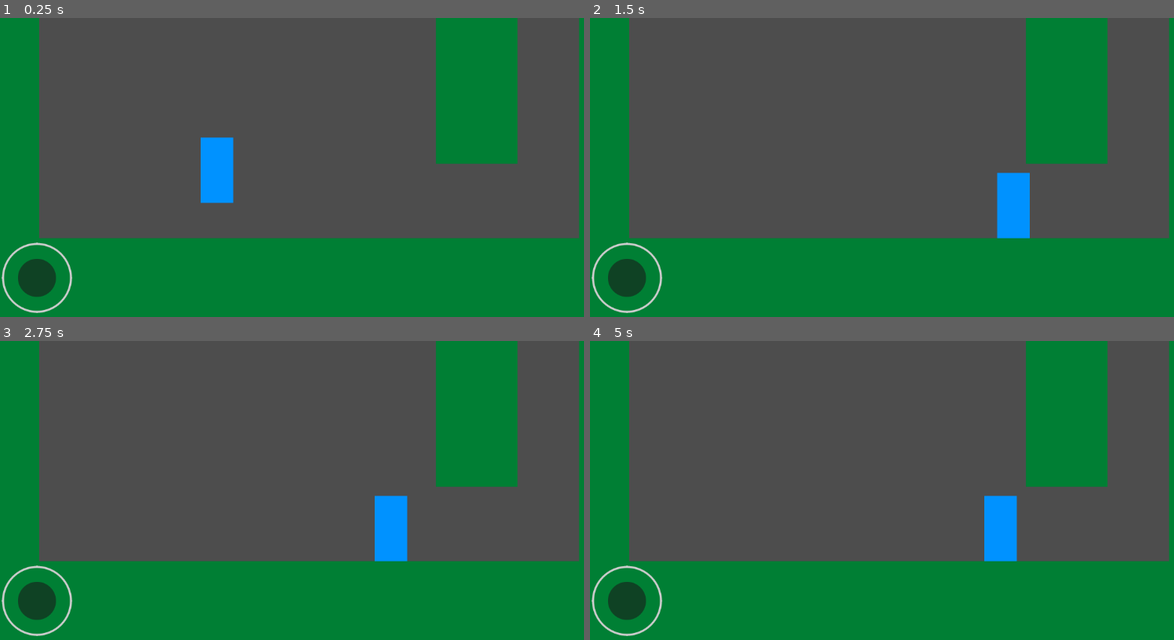
Above: before the commit, frames 1-4 (two rows, left to right).
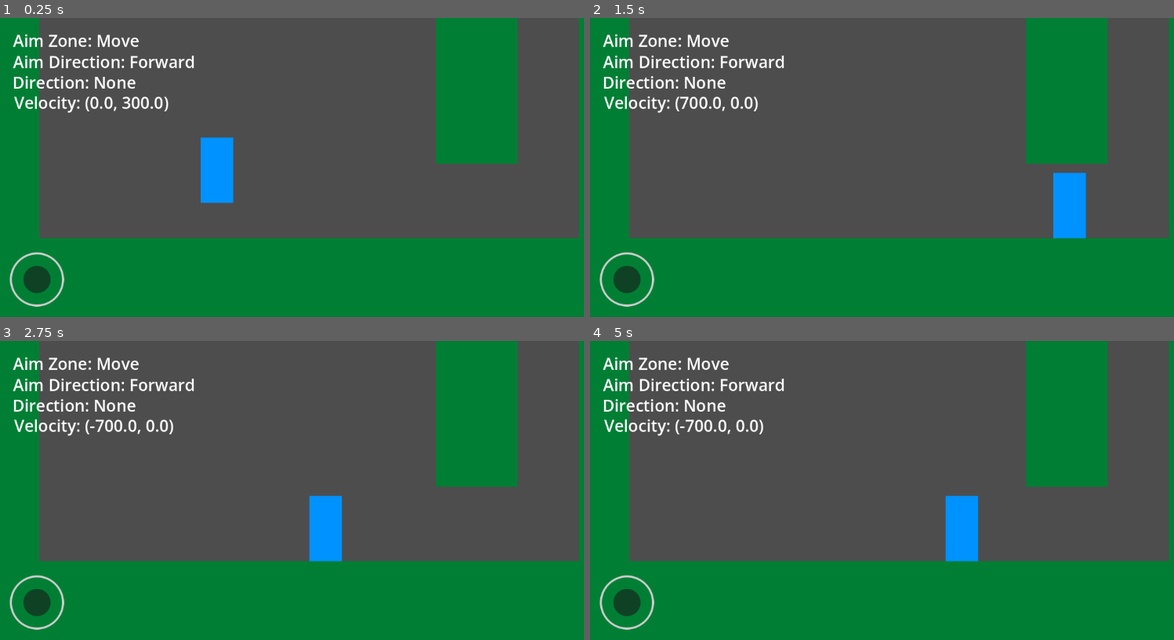
Above: after the commit, the same moments.

Repository: Mrdarx444/Veinbreaker
Game: Godot game, scene res://source/test/world.tscn
Same seed, same stepped clock (60 frames per second), same inputs: the game is played once before the commit and once after it.
Inputs:
- Up to frame 1 (0.25 s): no input
- Up to frame 2 (1.5 s): hold D (Right) from 0.53 s (still down); tap W (Up) at 0.6, 0.77, 1.07, 1.35 s
- Up to frame 3 (2.75 s): tap W (Up) at 1.52, 1.82, 2.1 s; release D (Right) at 2.03 s; hold A (Left) from 2.03 s (still down)
- Up to frame 4 (5 s): release A (Left) at 2.78 s; hold D (Right) 2.78-4.28 s; tap W (Up) at 2.85, 3.02, 3.32, 3.6, 3.77, 4.07, 4.35, 4.52, 4.82 s; tap Enter at 4.25 s; hold A (Left) from 4.28 s (still down)

The runs differ from the first frame. In frame 1, 2.7% of the frame differs, in the area x 0-34%, y 5-99%; in frame 2, 5.2%; in frame 3, 5.2%, in the area x 0-70%, y 5-99%; in frame 4, 5.2%.

Commit message:
Joystick and Aiming Simple Controllers

Diff:
--- a/source/scenes/Player/player.tscn
+++ b/source/scenes/Player/player.tscn
@@ -1,12 +1,17 @@
 [gd_scene format=3 uid="uid://bghqxvldmkdeg"]
 
 [ext_resource type="Script" uid="uid://ceej0isvs6nyv" path="res://source/scripts/Player/player.gd" id="1_31g4s"]
+[ext_resource type="Script" uid="uid://d17itavn1yymn" path="res://source/scripts/Player/joystick.gd" id="2_ck846"]
 
 [sub_resource type="RectangleShape2D" id="RectangleShape2D_yd3kj"]
 size = Vector2(60, 120)
 
+[sub_resource type="LabelSettings" id="LabelSettings_ck846"]
+font_size = 30
+
 [node name="Player" type="CharacterBody2D" unique_id=1568325260]
 script = ExtResource("1_31g4s")
+aiming_slowdown_ratio = 0.09
 
 [node name="TempSprite" type="ColorRect" parent="." unique_id=739025270]
 custom_minimum_size = Vector2(60, 120)
@@ -25,3 +30,55 @@
 
 [node name="Collision" type="CollisionShape2D" parent="." unique_id=888884237]
 shape = SubResource("RectangleShape2D_yd3kj")
+
+[node name="HUD" type="CanvasLayer" parent="." unique_id=69797456]
+
+[node name="PlayerJoystick" type="VirtualJoystick" parent="HUD" unique_id=532044089]
+anchors_preset = 2
+anchor_top = 1.0
+anchor_bottom = 1.0
+offset_left = 48.0
+offset_top = -89.0
+offset_right = 88.0
+offset_bottom = -49.0
+grow_vertical = 0
+size_flags_horizontal = 4
+size_flags_vertical = 4
+action_left = &"Left"
+action_right = &"Right"
+action_up = &"Up"
+action_down = &"Down"
+script = ExtResource("2_ck846")
+metadata/_custom_type_script = "uid://d17itavn1yymn"
+
+[node name="Zone" type="Label" parent="HUD" unique_id=920837623]
+offset_left = 24.0
+offset_top = 20.0
+offset_right = 332.0
+offset_bottom = 75.0
+text = "Aim Zone: None"
+label_settings = SubResource("LabelSettings_ck846")
+
+[node name="Direction" type="Label" parent="HUD" unique_id=440754688]
+offset_left = 24.0
+offset_top = 59.0
+offset_right = 414.0
+offset_bottom = 114.0
+text = "Aim Direction: None"
+label_settings = SubResource("LabelSettings_ck846")
+
+[node name="move_direction" type="Label" parent="HUD" unique_id=664615901]
+offset_left = 23.0
+offset_top = 97.0
+offset_right = 250.0
+offset_bottom = 152.0
+text = "Direction: None"
+label_settings = SubResource("LabelSettings_ck846")
+
+[node name="Velocity" type="Label" parent="HUD" unique_id=947469026]
+offset_left = 26.0
+offset_top = 134.0
+offset_right = 199.0
+offset_bottom = 189.0
+text = "Velocity: (0, 0)"
+label_settings = SubResource("LabelSettings_ck846")
--- /dev/null
+++ b/source/scripts/Player/joystick.gd
@@ -0,0 +1,50 @@
+class_name PlayerJoystick
+extends VirtualJoystick
+
+enum AimZone { MOVE, MOVE_AIM_UP, MOVE_AIM_DOWN, AIM_UP_IDLE }
+enum AimDirection { FORWARD, UP, DOWN }
+
+# Debugg
+var aim_zone_debbug := {
+	AimZone.MOVE: "Move",
+	AimZone.MOVE_AIM_UP: "Move Aim Up",
+	AimZone.MOVE_AIM_DOWN: "Move Aim Down",
+	AimZone.AIM_UP_IDLE: "Aim Up Idle"
+}
+
+var aim_direction_debbug := {
+	AimDirection.FORWARD: "Forward",
+	AimDirection.UP: "Up",
+	AimDirection.DOWN: "Down"
+}
+
+@export_range(0, 1, 0.01) var AIM_THRESHOLD  : float = 0.5
+@export_range(0, 1, 0.01) var IDLE_THRESHOLD : float = 0.2
+
+var current_zone     : AimZone     = AimZone.MOVE
+var aim_direction    : AimDirection = AimDirection.FORWARD
+var move_direction   : float = 0.0  # -1, 0, 1
+
+func _process(delta: float) -> void:
+	var input_vector := Input.get_vector("Left", "Right", "Up", "Down")
+	var x = input_vector.x
+	var y = input_vector.y
+	move_direction = 0.0
+
+	if abs(x) > IDLE_THRESHOLD:
+		move_direction = sign(x)
+		if y < -AIM_THRESHOLD:
+			current_zone  = AimZone.MOVE_AIM_UP
+			aim_direction = AimDirection.UP
+		elif y > AIM_THRESHOLD:
+			current_zone  = AimZone.MOVE_AIM_DOWN
+			aim_direction = AimDirection.DOWN
+		else:
+			current_zone  = AimZone.MOVE
+			aim_direction = AimDirection.FORWARD
+	elif y < -AIM_THRESHOLD:
+		current_zone  = AimZone.AIM_UP_IDLE
+		aim_direction = AimDirection.UP
+	else:
+		current_zone  = AimZone.MOVE
+		aim_direction = AimDirection.FORWARD
--- a/source/scripts/Player/player.gd
+++ b/source/scripts/Player/player.gd
@@ -1,13 +1,24 @@
 extends CharacterBody2D
 
-var speed := 400.0
-var gravity: float = ProjectSettings.get_setting("physics/2d/default_gravity")
+@export_subgroup("Movement")
+@export var speed : float = 700.0
+@export_range(0, 1, 0.01) var aiming_slowdown_ratio: float = 0.75
+@export var gravity: float = ProjectSettings.get_setting("physics/2d/default_gravity")
+
+@onready var joystick: PlayerJoystick = $HUD/PlayerJoystick
+
+# Debugging
+@onready var zone_label: Label = $HUD/Zone
+@onready var direction_label: Label = $HUD/Direction
+@onready var move_direction_label: Label = $HUD/move_direction
+@onready var velocity_label: Label = $HUD/Velocity
+
 
 func _physics_process(delta: float) -> void:
 	movement_handle(delta)
 	gravity_handle(delta)
 	move_and_slide()
-	print("Velocity: ", velocity)
+	_debugg()
 
 func gravity_handle(delta: float):
 	if !is_on_floor():
@@ -16,10 +27,24 @@
 		velocity.y = 0
 
 func movement_handle(delta: float):
-	var joystick := Input.get_vector("Left", "Right", "Up", "Down")
-	if joystick.x > 0:
-		velocity.x = speed
-	elif joystick.x < 0:
-		velocity.x = -speed
-	else :
-		velocity.x = 0
+	match joystick.current_zone:
+		joystick.AimZone.MOVE:
+			velocity.x = speed * joystick.move_direction
+		joystick.AimZone.MOVE_AIM_UP, joystick.AimZone.MOVE_AIM_UP:
+			velocity.x = speed * joystick.move_direction * aiming_slowdown_ratio
+		_:
+			velocity.x = 0
+
+func _debugg():
+	zone_label.text = "Aim Zone: " + joystick.aim_zone_debbug[joystick.current_zone]
+	direction_label.text = "Aim Direction: " + joystick.aim_direction_debbug[joystick.aim_direction]
+
+	match joystick.move_direction:
+		-1:
+			move_direction_label.text = "Direction: Left"
+		1:
+			move_direction_label.text = "Direction: Right"
+		_:
+			move_direction_label.text = "Direction: None"
+
+	velocity_label.text = "Velocity: " + str(velocity)
--- a/source/test/world.tscn
+++ b/source/test/world.tscn
@@ -104,24 +104,3 @@
 
 [node name="Player" parent="." unique_id=1568325260 instance=ExtResource("1_4loxo")]
 position = Vector2(399, 240)
-
-[node name="HUD" type="CanvasLayer" parent="." unique_id=1287239812]
-
-[node name="VirtualJoystick" type="VirtualJoystick" parent="HUD" unique_id=1738887659]
-anchors_preset = 2
-anchor_top = 1.0
-anchor_bottom = 1.0
-offset_left = 48.0
-offset_top = -92.0
-offset_right = 88.0
-offset_bottom = -52.0
-grow_vertical = 0
-size_flags_horizontal = 0
-size_flags_vertical = 0
-joystick_size = 129.0
-tip_size = 70.0
-deadzone_ratio = 0.21
-action_left = &"Left"
-action_right = &"Right"
-action_up = &"Up"
-action_down = &"Down"
Not shown, added: source/scripts/Player/joystick.gd.uid
